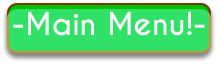
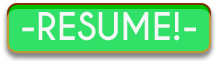
Comparing the layer stacks of the two 219px x 65px images. Changes:
added layer "resumeButton" above "mainMenuButton" over 13, 11, 205, 41
hid "mainMenuButton" over 13, 11, 205, 41
